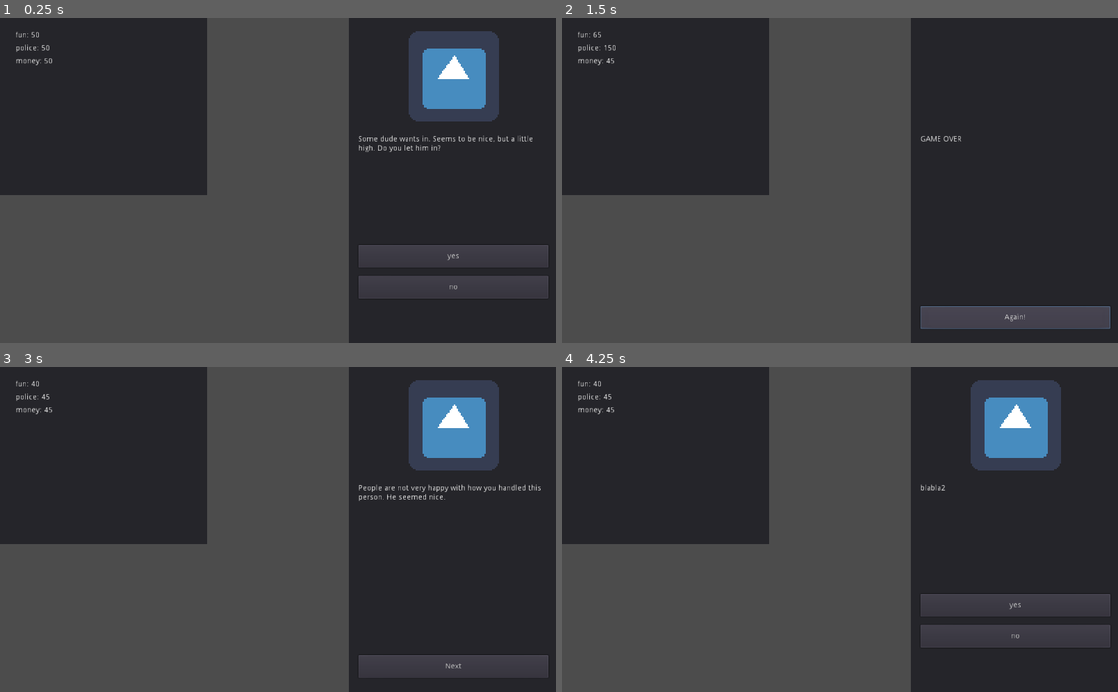
Above: before the commit, frames 1-4 (two rows, left to right).
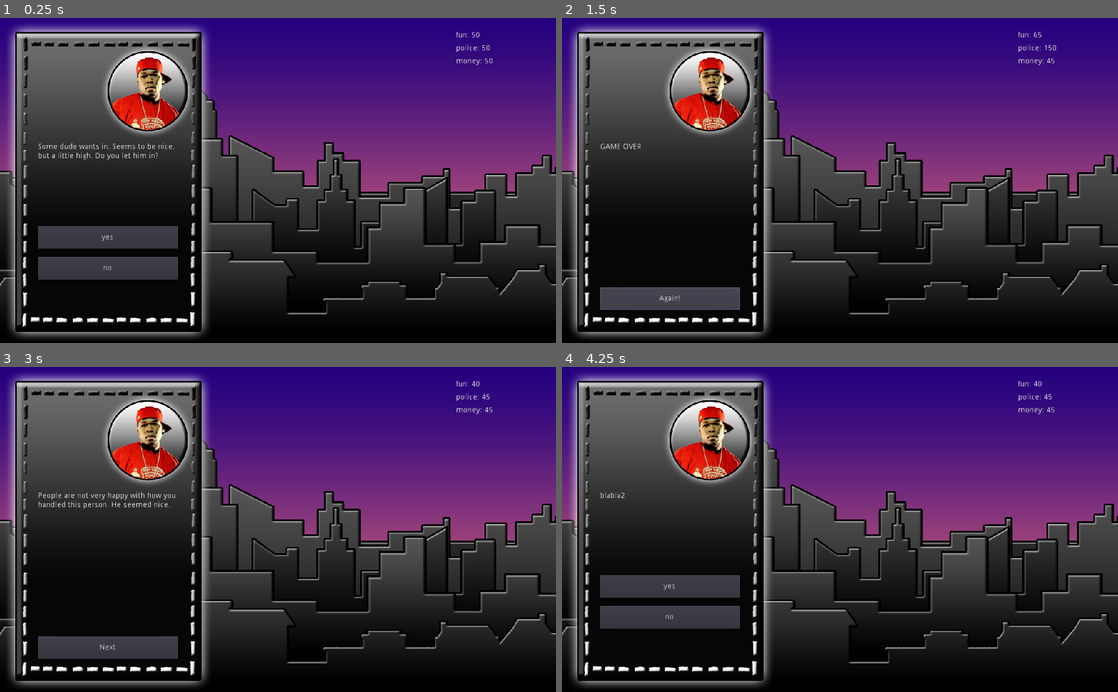
Above: after the commit, the same moments.

Repository: arseneionut/ludumdare46
Game: Godot game, scene res://scenes/main.tscn
Two runs of this game, one before a commit and one after it. Both use one fixed random seed, a clock stepped at 60 frames per second and the inputs below. The engine's default icon, where the game draws it, is replaced by a stand-in: a white triangle on a blue panel in a dark square.
Inputs:
- Up to frame 1 (0.25 s): no input
- Up to frame 2 (1.5 s): click "yes" at 0.5 s; click "Next" at 1.25 s
- Up to frame 3 (3 s): click "Again!" at 2 s; click "no" at 2.75 s
- Up to frame 4 (4.25 s): click "Next" at 3.5 s

The runs differ from the first frame. In frame 1, 79% of the frame differs, in the area x 0-100%, y 0-100%; in frame 2, 77%; in frame 3, 77%; in frame 4, 79%.

Commit message:
Added some gfx.

Diff:
--- a/godot/scenes/main.gd
+++ b/godot/scenes/main.gd
@@ -28,38 +28,35 @@
 		populate_current_question()
 
 func populate_game_over():
-	$CanvasLayer/Panel/icon.visible = false
-	$CanvasLayer/Panel/btn_choice_1.visible = false
-	$CanvasLayer/Panel/btn_choice_2.visible = false
-	$CanvasLayer/Panel/lbl_question.visible = true
-	$CanvasLayer/Panel/lbl_question.text = "GAME OVER"
-	$CanvasLayer/Panel/btn_choice_3.visible = true
-	$CanvasLayer/Panel/btn_choice_3.text = "Again!"
+	$party_viewer/card/btn_choice_1.visible = false
+	$party_viewer/card/btn_choice_2.visible = false
+	$party_viewer/card/lbl_question.visible = true
+	$party_viewer/card/lbl_question.text = "GAME OVER"
+	$party_viewer/card/btn_choice_3.visible = true
+	$party_viewer/card/btn_choice_3.text = "Again!"
 	state = 1
 
 func populate_messages():
-	$CanvasLayer/Panel/icon.visible = true
-	$CanvasLayer/Panel/btn_choice_1.visible = false
-	$CanvasLayer/Panel/btn_choice_2.visible = false
-	$CanvasLayer/Panel/lbl_question.visible = true
+	$party_viewer/card/btn_choice_1.visible = false
+	$party_viewer/card/btn_choice_2.visible = false
+	$party_viewer/card/lbl_question.visible = true
 	var messages = engine.get_latest_messages()
 	var text = PoolStringArray(messages).join("\n\n")
-	$CanvasLayer/Panel/lbl_question.text = text
-	$CanvasLayer/Panel/btn_choice_3.visible = true
-	$CanvasLayer/Panel/btn_choice_3.text = "Next"
+	$party_viewer/card/lbl_question.text = text
+	$party_viewer/card/btn_choice_3.visible = true
+	$party_viewer/card/btn_choice_3.text = "Next"
 
 func populate_current_question():
 	state = 0
 	var question = engine.get_question(engine.get_current_question_id())
-	$CanvasLayer/Panel/icon.visible = true
-	$CanvasLayer/Panel/btn_choice_1.visible = false
-	$CanvasLayer/Panel/btn_choice_2.visible = false
-	$CanvasLayer/Panel/btn_choice_3.visible = false
-	$CanvasLayer/Panel/lbl_question.visible = true
-	$CanvasLayer/Panel/lbl_question.text = question.text
+	$party_viewer/card/btn_choice_1.visible = false
+	$party_viewer/card/btn_choice_2.visible = false
+	$party_viewer/card/btn_choice_3.visible = false
+	$party_viewer/card/lbl_question.visible = true
+	$party_viewer/card/lbl_question.text = question.text
 	var i = 0
 	while i < question.choices.size() and i < 3:
-		var node = get_node("CanvasLayer/Panel/btn_choice_%d" % [i + 1])
+		var node = get_node("party_viewer/card/btn_choice_%d" % [i + 1])
 		node.visible = true
 		node.text = question.choices[i].text
 		i += 1
--- a/godot/scenes/main.tscn
+++ b/godot/scenes/main.tscn
@@ -1,31 +1,56 @@
-[gd_scene load_steps=3 format=2]
+[gd_scene load_steps=9 format=2]
 
 [ext_resource path="res://scenes/main.gd" type="Script" id=1]
-[ext_resource path="res://icon.png" type="Texture" id=2]
+[ext_resource path="res://assets/graphics/Cards/card_50cent.png" type="Texture" id=2]
+[ext_resource path="res://assets/graphics/Buildings/buildings_row4.png" type="Texture" id=3]
+[ext_resource path="res://assets/graphics/Buildings/buildings_row2.png" type="Texture" id=4]
+[ext_resource path="res://assets/graphics/Buildings/buildings_row1.png" type="Texture" id=5]
+[ext_resource path="res://assets/graphics/Buildings/buildings_row5.png" type="Texture" id=6]
+[ext_resource path="res://assets/graphics/Buildings/buildings_row3.png" type="Texture" id=7]
+[ext_resource path="res://assets/graphics/Buildings/background.png" type="Texture" id=8]
 
 [node name="main" type="Node2D"]
 script = ExtResource( 1 )
 
-[node name="CanvasLayer" type="CanvasLayer" parent="."]
+[node name="party_viewer" type="Node2D" parent="."]
 
-[node name="Panel" type="Panel" parent="CanvasLayer"]
-margin_left = 643.0
-margin_right = 1024.0
-margin_bottom = 600.0
-__meta__ = {
-"_edit_use_anchors_": false
-}
+[node name="background" type="Sprite" parent="party_viewer"]
+texture = ExtResource( 8 )
+centered = false
 
-[node name="icon" type="Sprite" parent="CanvasLayer/Panel"]
-position = Vector2( 192.355, 108.087 )
-scale = Vector2( 2.60373, 2.60373 )
+[node name="buildings" type="Node2D" parent="party_viewer"]
+
+[node name="layer_5" type="Sprite" parent="party_viewer/buildings"]
+texture = ExtResource( 6 )
+centered = false
+
+[node name="layer_4" type="Sprite" parent="party_viewer/buildings"]
+texture = ExtResource( 3 )
+centered = false
+
+[node name="layer_3" type="Sprite" parent="party_viewer/buildings"]
+texture = ExtResource( 7 )
+centered = false
+
+[node name="layer_2" type="Sprite" parent="party_viewer/buildings"]
+texture = ExtResource( 4 )
+centered = false
+
+[node name="layer_1" type="Sprite" parent="party_viewer/buildings"]
+texture = ExtResource( 5 )
+centered = false
+
+[node name="card" type="Node2D" parent="party_viewer"]
+
+[node name="background" type="Sprite" parent="party_viewer/card"]
 texture = ExtResource( 2 )
+centered = false
 
-[node name="lbl_question" type="Label" parent="CanvasLayer/Panel"]
-margin_left = 17.0
-margin_top = 217.0
-margin_right = 367.0
-margin_bottom = 384.0
+[node name="lbl_question" type="Label" parent="party_viewer/card"]
+margin_left = 70.0
+margin_top = 231.0
+margin_right = 328.0
+margin_bottom = 365.0
 text = "Ola!
 "
 autowrap = true
@@ -33,34 +58,39 @@
 "_edit_use_anchors_": false
 }
 
-[node name="btn_choice_1" type="Button" parent="CanvasLayer/Panel"]
-margin_left = 17.0
-margin_top = 419.0
-margin_right = 367.0
-margin_bottom = 461.0
+[node name="btn_choice_1" type="Button" parent="party_viewer/card"]
+margin_left = 70.3273
+margin_top = 383.99
+margin_right = 328.327
+margin_bottom = 425.99
 text = "Tothetuho"
 __meta__ = {
 "_edit_use_anchors_": false
 }
 
-[node name="btn_choice_2" type="Button" parent="CanvasLayer/Panel"]
-margin_left = 17.0
-margin_top = 476.151
-margin_right = 367.0
-margin_bottom = 518.151
+[node name="btn_choice_2" type="Button" parent="party_viewer/card"]
+margin_left = 70.3273
+margin_top = 440.99
+margin_right = 328.327
+margin_bottom = 482.99
 text = "Tothetuho"
 
-[node name="btn_choice_3" type="Button" parent="CanvasLayer/Panel"]
-margin_left = 17.0
-margin_top = 532.136
-margin_right = 367.0
-margin_bottom = 574.136
+[node name="btn_choice_3" type="Button" parent="party_viewer/card"]
+margin_left = 70.3273
+margin_top = 496.99
+margin_right = 328.327
+margin_bottom = 538.99
 text = "Tothetuho"
 
+[node name="CanvasLayer" type="CanvasLayer" parent="."]
+
 [node name="Panel2" type="Panel" parent="CanvasLayer"]
-margin_right = 381.0
-margin_bottom = 327.0
+self_modulate = Color( 1, 1, 1, 0 )
+margin_left = 810.628
+margin_right = 1021.63
+margin_bottom = 152.0
 __meta__ = {
+"_edit_group_": true,
 "_edit_use_anchors_": false
 }
 
@@ -118,6 +148,6 @@
 __meta__ = {
 "_edit_use_anchors_": false
 }
-[connection signal="pressed" from="CanvasLayer/Panel/btn_choice_1" to="." method="_on_btn_choice_1_pressed"]
-[connection signal="pressed" from="CanvasLayer/Panel/btn_choice_2" to="." method="_on_btn_choice_2_pressed"]
-[connection signal="pressed" from="CanvasLayer/Panel/btn_choice_3" to="." method="_on_btn_choice_3_pressed"]
+[connection signal="pressed" from="party_viewer/card/btn_choice_1" to="." method="_on_btn_choice_1_pressed"]
+[connection signal="pressed" from="party_viewer/card/btn_choice_2" to="." method="_on_btn_choice_2_pressed"]
+[connection signal="pressed" from="party_viewer/card/btn_choice_3" to="." method="_on_btn_choice_3_pressed"]
Binary file added: godot/assets/fonts/Bray Notes.ttf
Binary file added: godot/assets/graphics/Buildings/background.png
Not shown, added: godot/assets/graphics/Buildings/background.png.import
Binary file added: godot/assets/graphics/Buildings/buildings_row1.png
Not shown, added: godot/assets/graphics/Buildings/buildings_row1.png.import
Binary file added: godot/assets/graphics/Buildings/buildings_row2.png
Not shown, added: godot/assets/graphics/Buildings/buildings_row2.png.import
Binary file added: godot/assets/graphics/Buildings/buildings_row3.png
Not shown, added: godot/assets/graphics/Buildings/buildings_row3.png.import
Binary file added: godot/assets/graphics/Buildings/buildings_row4.png
Not shown, added: godot/assets/graphics/Buildings/buildings_row4.png.import
Binary file added: godot/assets/graphics/Buildings/buildings_row5.png
(and 25 more such lines)
